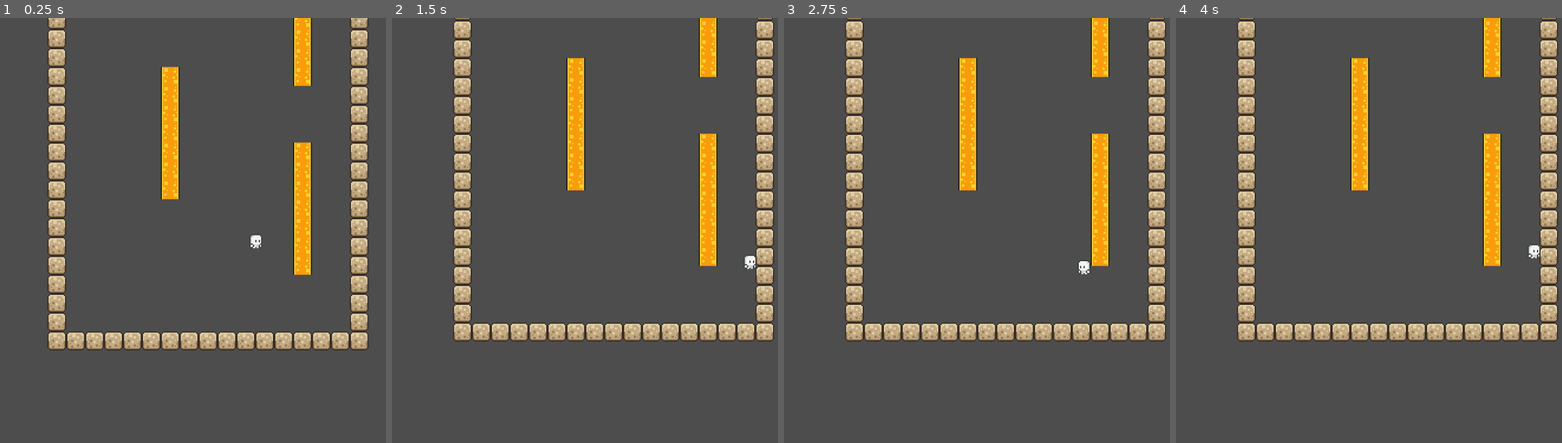
Above: before the commit, frames 1-4 (left to right).
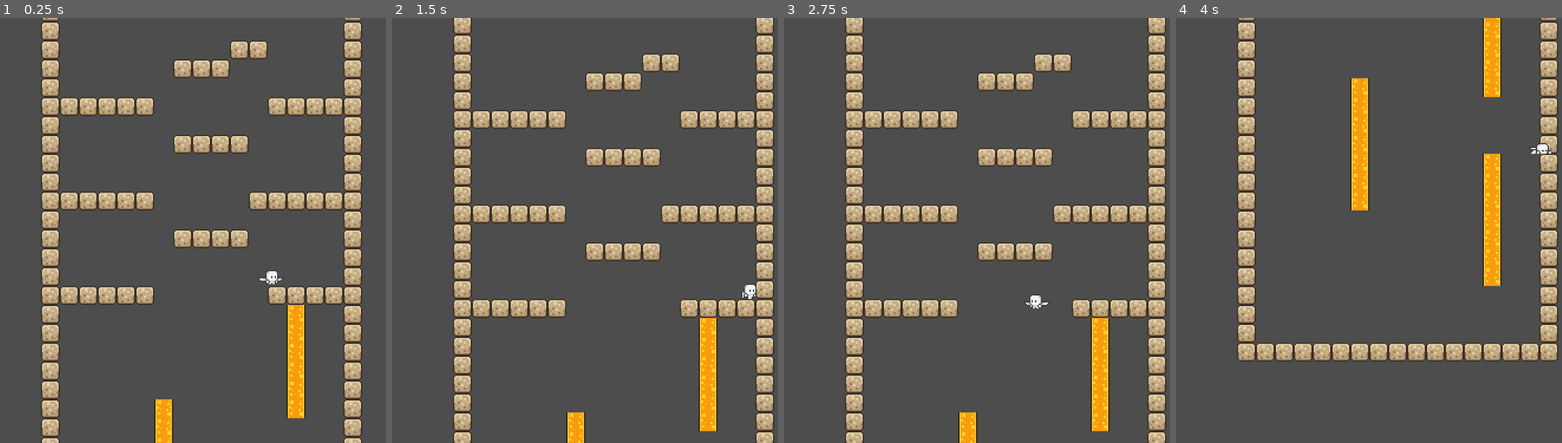
Above: after the commit, the same moments.

Repository: andreikennethmoreno/glidegamething
Game: Godot game, scene res://scenes/main_game.tscn
The game is run twice, just before and just after one commit, with the same random seed, the same clock (stepped at 60 frames per second) and the same inputs.
Inputs:
- Up to frame 1 (0.25 s): no input
- Up to frame 2 (1.5 s): hold Ctrl (grab_hold) 0.53-1.28 s; hold Right (move_right) from 0.53 s (still down); tap Space (jump) at 0.77, 0.8, 1.07, 1.35 s
- Up to frame 3 (2.75 s): tap Space (jump) at 1.52, 1.82, 2.3 s; tap Ctrl (grab_hold) at 1.55 s; release Right (move_right) at 2.03 s; hold Left (move_left) from 2.03 s (still down); hold Ctrl (grab_hold) from 2.03 s (still down)
- Up to frame 4 (4 s): release Left (move_left) at 2.78 s; release Ctrl (grab_hold) at 2.78 s; hold Right (move_right) from 2.78 s (still down); tap Ctrl (grab_hold) at 2.85 s; tap Space (jump) at 3.02, 3.32, 3.6, 3.77 s

The runs differ from the first frame. In frame 1, 27% of the frame differs, in the area x 10-96%, y 0-100%; in frame 2, 23%; in frame 3, 23%; in frame 4, 11%.

Commit message:
Add wings and save file

Diff:
--- a/project.godot
+++ b/project.godot
@@ -14,6 +14,10 @@
 run/main_scene="uid://bfyrux3n7eheu"
 config/features=PackedStringArray("4.4", "Forward Plus")
 config/icon="res://icon.svg"
+
+[autoload]
+
+Save="*res://scripts/save.gd"
 
 [display]
 
--- a/scenes/main_game.tscn
+++ b/scenes/main_game.tscn
@@ -327,7 +327,7 @@
 [node name="TileMap" type="Node" parent="."]
 
 [node name="Player" parent="TileMap" instance=ExtResource("2_d2op2")]
-position = Vector2(-172, 122)
+position = Vector2(-153, -109)
 metadata/_edit_group_ = true
 
 [node name="TransitionCamera" type="Camera2D" parent="TileMap/Player"]
--- a/scenes/player.tscn
+++ b/scenes/player.tscn
@@ -1,9 +1,27 @@
-[gd_scene load_steps=21 format=3 uid="uid://3ymra7wyqdwr"]
+[gd_scene load_steps=28 format=3 uid="uid://3ymra7wyqdwr"]
 
 [ext_resource type="Texture2D" uid="uid://csaypi7h22f1w" path="res://assets/sprites/angel/idle.png" id="1_3vyb7"]
 [ext_resource type="Script" uid="uid://by3c3mwiwnsms" path="res://scripts/player.gd" id="1_g2els"]
-[ext_resource type="Texture2D" uid="uid://dbq1mhsnu81t3" path="res://assets/sprites/angel/jump.png" id="3_dqkch"]
+[ext_resource type="Texture2D" uid="uid://dkwln5746wpg0" path="res://assets/sprites/angel/grab.png" id="2_tuyoq"]
 [ext_resource type="Texture2D" uid="uid://b32wedsuyf441" path="res://assets/sprites/angel/run.png" id="3_qhqgy"]
+[ext_resource type="Texture2D" uid="uid://b440md4diu3y7" path="res://assets/sprites/angel/jump_wings.png" id="4_tuyoq"]
+[ext_resource type="Texture2D" uid="uid://d2kwdn3ha0qy1" path="res://assets/sprites/angel/death.png" id="5_qlg0r"]
+
+[sub_resource type="AtlasTexture" id="AtlasTexture_f1ej7"]
+atlas = ExtResource("2_tuyoq")
+region = Rect2(0, 0, 80, 80)
+
+[sub_resource type="AtlasTexture" id="AtlasTexture_oprun"]
+atlas = ExtResource("2_tuyoq")
+region = Rect2(80, 0, 80, 80)
+
+[sub_resource type="AtlasTexture" id="AtlasTexture_qfm1y"]
+atlas = ExtResource("2_tuyoq")
+region = Rect2(160, 0, 80, 80)
+
+[sub_resource type="AtlasTexture" id="AtlasTexture_fulsm"]
+atlas = ExtResource("2_tuyoq")
+region = Rect2(240, 0, 80, 80)
 
 [sub_resource type="AtlasTexture" id="AtlasTexture_g2els"]
 atlas = ExtResource("1_3vyb7")
@@ -21,8 +39,8 @@
 atlas = ExtResource("1_3vyb7")
 region = Rect2(240, 0, 80, 80)
 
-[sub_resource type="AtlasTexture" id="AtlasTexture_f1ej7"]
-atlas = ExtResource("3_dqkch")
+[sub_resource type="AtlasTexture" id="AtlasTexture_i4ail"]
+atlas = ExtResource("4_tuyoq")
 region = Rect2(80, 0, 80, 80)
 
 [sub_resource type="AtlasTexture" id="AtlasTexture_tuyoq"]
@@ -56,11 +74,32 @@
 [sub_resource type="AtlasTexture" id="AtlasTexture_jej6c"]
 atlas = ExtResource("3_qhqgy")
 region = Rect2(560, 0, 80, 80)
+
+[sub_resource type="AtlasTexture" id="AtlasTexture_a8ls1"]
+atlas = ExtResource("5_qlg0r")
+region = Rect2(240, 0, 80, 80)
 
 [sub_resource type="SpriteFrames" id="SpriteFrames_tuyoq"]
 animations = [{
 "frames": [{
 "duration": 1.0,
+"texture": SubResource("AtlasTexture_f1ej7")
+}, {
+"duration": 1.0,
+"texture": SubResource("AtlasTexture_oprun")
+}, {
+"duration": 1.0,
+"texture": SubResource("AtlasTexture_qfm1y")
+}, {
+"duration": 1.0,
+"texture": SubResource("AtlasTexture_fulsm")
+}],
+"loop": true,
+"name": &"grab",
+"speed": 4.0
+}, {
+"frames": [{
+"duration": 1.0,
 "texture": SubResource("AtlasTexture_g2els")
 }, {
 "duration": 1.0,
@@ -78,12 +117,17 @@
 }, {
 "frames": [{
 "duration": 1.0,
-"texture": SubResource("AtlasTexture_f1ej7")
+"texture": SubResource("AtlasTexture_i4ail")
 }],
 "loop": true,
 "name": &"jump",
 "speed": 5.0
 }, {
+"frames": [],
+"loop": true,
+"name": &"new_animation",
+"speed": 5.0
+}, {
 "frames": [{
 "duration": 1.0,
 "texture": SubResource("AtlasTexture_tuyoq")
@@ -113,10 +157,13 @@
 "name": &"run",
 "speed": 8.0
 }, {
-"frames": [],
-"loop": true,
+"frames": [{
+"duration": 1.0,
+"texture": SubResource("AtlasTexture_a8ls1")
+}],
+"loop": false,
 "name": &"splat",
-"speed": 5.0
+"speed": 2.0
 }]
 
 [sub_resource type="CapsuleShape2D" id="CapsuleShape2D_tuyoq"]
@@ -130,9 +177,9 @@
 script = ExtResource("1_g2els")
 
 [node name="CharacterSprite" type="AnimatedSprite2D" parent="."]
+z_index = 999
 sprite_frames = SubResource("SpriteFrames_tuyoq")
-animation = &"jump"
-frame_progress = 0.155972
+animation = &"grab"
 
 [node name="CharacterCollision" type="CollisionShape2D" parent="."]
 position = Vector2(0, 1)
@@ -145,10 +192,6 @@
 [node name="GlideTimer" type="Timer" parent="."]
 wait_time = 2.0
 autostart = true
-
-[node name="GlideProgressBar" type="TextureProgressBar" parent="."]
-offset_right = 40.0
-offset_bottom = 40.0
 
 [node name="JumpProgressBar" type="TextureProgressBar" parent="."]
 offset_right = 40.0
--- a/scripts/camera_2d.gd
+++ b/scripts/camera_2d.gd
@@ -1,7 +1,7 @@
 extends Camera2D
 
 
-const SCREEN_SIZE := Vector2( 430, 300 )
+const SCREEN_SIZE := Vector2(430, 300)
 var cur_screen := Vector2( 0, 0 )
 
 func _ready():
--- a/scripts/player.gd
+++ b/scripts/player.gd
@@ -4,7 +4,9 @@
 const SPEED = 130.0
 const JUMP_VELOCITY = -400.0
 const SPLAT_FALL_THRESHOLD = 150.0
-const WALL_JUMP_PUSH = -100  # ← Horizontal push force
+const WALL_JUMP_PUSH = -100
+const NORMAL_GRAVITY_SCALE = 1.0
+const GLIDE_GRAVITY_SCALE = 0.2
 
 # === STATE VARIABLES ===
 var input_enabled := true
@@ -15,33 +17,49 @@
 var can_grab := false
 var is_grabbing := false
 var splat_timer := 0.0
-var gravity_scale := 1.0
+var gravity_scale := NORMAL_GRAVITY_SCALE
 var jumped_from_grab := false
-var last_wall_direction := 0  # -1 = right wall, 1 = left wall
-var can_regrab := true  # ← Cooldown to prevent insta-grab after wall jump
+var last_wall_direction := 0
+var can_regrab := true
+var is_gliding := false
+var can_jump := false
+
 
 # === NODES ===
 @onready var animated_sprite: AnimatedSprite2D = $CharacterSprite
 @onready var hit_sound: AudioStreamPlayer2D = $hit_sound
 @onready var jump_timer: Timer = $JumpTimer
 
+func format_time(seconds: float) -> String:
+	var total_seconds = int(seconds)
+	var h = total_seconds / 3600
+	var m = (total_seconds % 3600) / 60
+	var s = total_seconds % 60
+	return "%02d:%02d:%02d" % [h, m, s]
+
+func _ready():
+	jump_timer.start()
+	Save.is_playing = true
+
+
 func _physics_process(delta: float) -> void:
+	var formatted_time = format_time(Save.play_timer)
+	var height_meters = "%.2f" % abs(Save.highest_y_position)
+
 	var was_on_floor = is_on_floor()
 
-	# === Skip logic if can't move ===
 	if not input_enabled or is_dead or _suffocating:
 		velocity = Vector2.ZERO
 		move_and_slide()
 		return
 
-	# === Splat timer pause ===
 	if splat_timer > 0.0:
 		splat_timer -= delta
 		move_and_slide()
 		return
 
 	# === JUMP ===
-	if Input.is_action_just_pressed("jump"):
+	if Input.is_action_just_pressed("jump") and can_jump:
 		if is_grabbing:
 			velocity = Vector2.ZERO
 			velocity.y = JUMP_VELOCITY
@@ -55,6 +73,10 @@
 			velocity.y = JUMP_VELOCITY
 			print("Jumped")
 
+		can_jump = false
+		Save.flap_count += 1
+		jump_timer.start()
+
 	# === GRAB LOGIC ===
 	if can_grab and can_regrab and Input.is_action_pressed("grab_hold"):
 		if not is_grabbing:
@@ -62,15 +84,34 @@
 		is_grabbing = true
 		velocity = Vector2.ZERO
 		move_and_slide()
+		animated_sprite.play("grab")
+		Save.grab_count += 1
 		return
 	else:
 		if is_grabbing:
 			print("Released grab.")
 		is_grabbing = false
 
-	# === GRAVITY ===
+	# === APPLY GRAVITY ===
 	if not is_on_floor():
 		velocity += get_gravity() * gravity_scale * delta
+
+	# === GLIDE LOGIC (AFTER gravity is applied) ===
+	if not is_on_floor():
+		var falling = velocity.y > 0 and not is_grabbing and not jumped_from_grab
+		if falling:
+			if not is_gliding:
+				print("Gliding!")
+			gravity_scale = GLIDE_GRAVITY_SCALE
+			is_gliding = true
+		else:
+			gravity_scale = NORMAL_GRAVITY_SCALE
+			is_gliding = false
+	else:
+		if is_gliding:
+			print("Landed - reset glide")
+		gravity_scale = NORMAL_GRAVITY_SCALE
+		is_gliding = false
 
 	# === HORIZONTAL MOVEMENT ===
 	var direction := Input.get_axis("move_left", "move_right")
@@ -81,29 +122,27 @@
 		animated_sprite.flip_h = direction < 0
 
 	# === ANIMATION ===
-	if is_on_floor():
-		animated_sprite.play("idle" if direction == 0 else "run")
-	else:
-		animated_sprite.play("jump")
+	if not is_grabbing:
+		if is_on_floor():
+			animated_sprite.play("idle" if direction == 0 else "run")
+		else:
+			animated_sprite.play("jump")
 
-	# === SPLAT CHECK ===
-	var is_falling = velocity.y > 0 and not is_on_floor()
-	if is_falling:
-		if is_on_floor() and velocity.y > SPLAT_FALL_THRESHOLD:
+	# === MOVE CHARACTER ===
+	var previous_vertical_velocity = velocity.y
+	move_and_slide()
+
+	# === LANDING & SPLAT ===
+	if is_on_floor() and not was_on_floor:
+		if previous_vertical_velocity > SPLAT_FALL_THRESHOLD:
 			animated_sprite.play("splat")
 			splat_timer = 0.3
 			print("SPLAT!")
-		elif is_on_floor():
+		else:
 			print("Safe landing.")
-
-	# === MOVE CHARACTER ===
-	move_and_slide()
-
-	# === LANDING RESET ===
-	if is_on_floor() and not was_on_floor:
 		print("Landed")
 
-	# === RESET jumped_from_grab once off the ground ===
+	# === RESET jumped_from_grab ===
 	if was_on_floor and not is_on_floor():
 		jumped_from_grab = false
 
@@ -112,9 +151,8 @@
 	await get_tree().create_timer(0.2).timeout
 	can_regrab = true
 
-# === TIMERS ===
 func _on_jump_timer_timeout() -> void:
-	pass
+	can_jump = true
 
 func _on_grab_area_body_entered(body: Node2D) -> void:
 	if body.name == "Grab":
--- /dev/null
+++ b/scripts/save.gd
@@ -0,0 +1,15 @@
+extends Node
+
+var starting_y_position: float = 0.0
+var highest_y_position: float = 0.0
+var fall_start_y: float = 0.0
+var fall_count: int = 0
+var flap_count: int = 0
+var play_timer := 0.0
+var is_playing := false  # starts when entering gameplay
+var goal_count = 0
+var grab_count: int = 0
+
+func _process(delta):
+	if is_playing:
+		play_timer += delta
Binary file changed: assets/sprites/angel/death.png
Binary file added: assets/sprites/angel/glide.png
Not shown, added: assets/sprites/angel/glide.png.import
Binary file added: assets/sprites/angel/grab.png
Not shown, added: assets/sprites/angel/grab.png.import
Binary file changed: assets/sprites/angel/idle.png
Binary file added: assets/sprites/angel/jump_wings.png
Not shown, added: assets/sprites/angel/jump_wings.png.import
Binary file changed: assets/sprites/angel/run.png
Not shown, added: scripts/save.gd.uid
